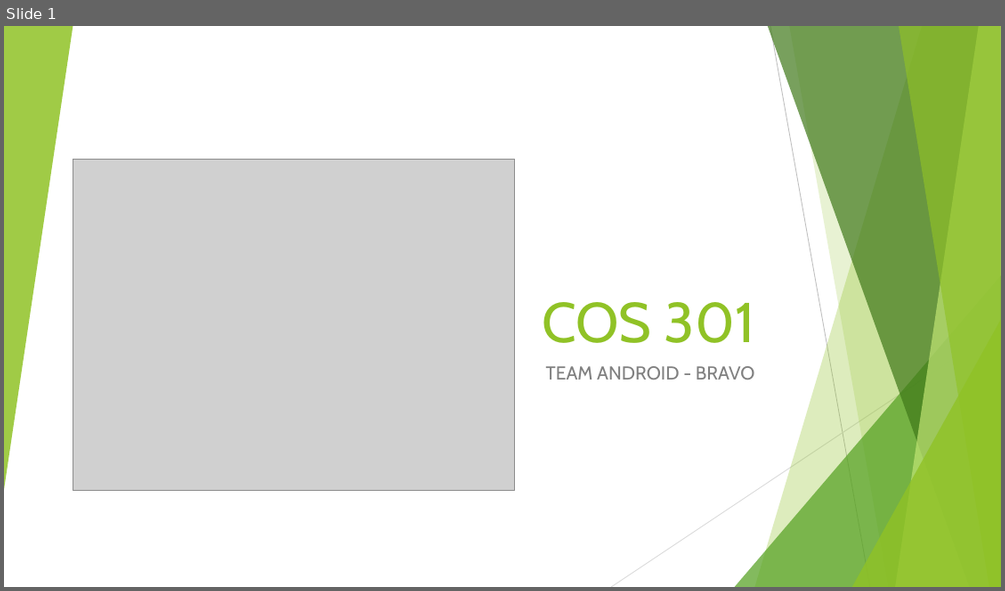
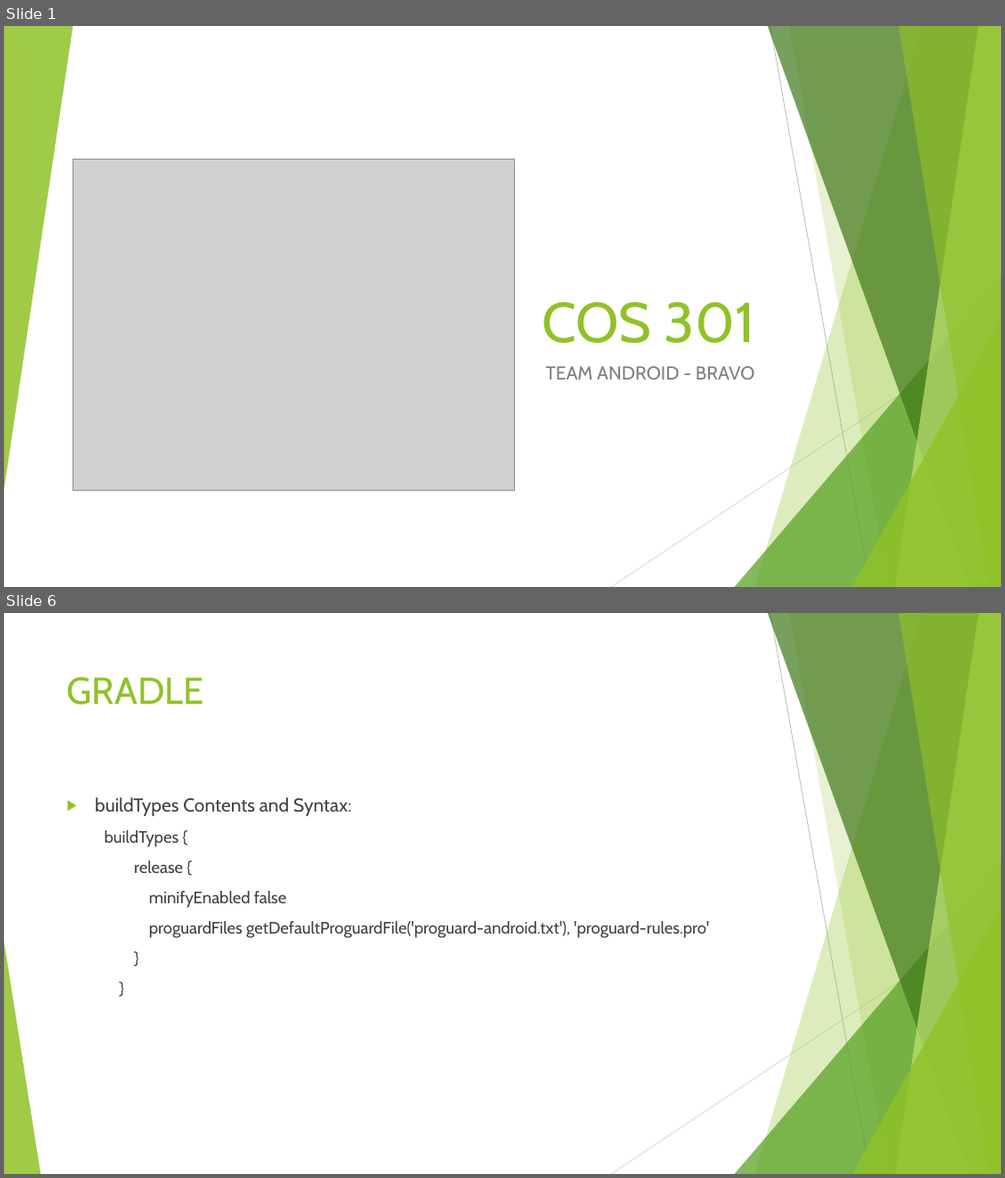
Before and after one commit to u14077893/Bravo, a slide deck: Android Interface/Presentation/COS 301 Presentation.pptx. Shown one above the other, each under a label of ours: slide 1 before the commit, slides 1 and 6 after it; the slides between them are not shown. The pictures are 1005x591 and 1005x1178 pixels, drawn with LibreOffice and Linux fonts; fonts in the diff are those of the drawing; grey boxes stand for pictures. Boxes give left, top, right and bottom in pixels: in the first picture for what was removed or moved away, otherwise in the second. Text is boxed around its words. In the diff, an @@ line names an element or a change of style, - is before the commit and + after.

```diff
--- a/Android Interface/Presentation/COS 301 Presentation.pptx
+++ b/Android Interface/Presentation/COS 301 Presentation.pptx
@@ slide 6 added at (4,613,1001,1174), background #FFFFFF; not listed: 9 template elements that a slide beside it also shows @@
@@ title added at (67,677,204,705), 36 pt, text #90C226 @@
+GRADLE
@@ text added at (95,797,709,938), 16 pt, text #404040 @@
+▶ buildTypes Contents and Syntax:
+  buildTypes {
+  release {
+  minifyEnabled false
+  proguardFiles getDefaultProguardFile('proguard-android.txt'), 'proguard-rules.pro'
+  }
+  }
@@ triangle added at (4,941,40,1174), fill #90C226 at 85% opacity @@
```
Also in this commit, not shown: 16 other slides added.
